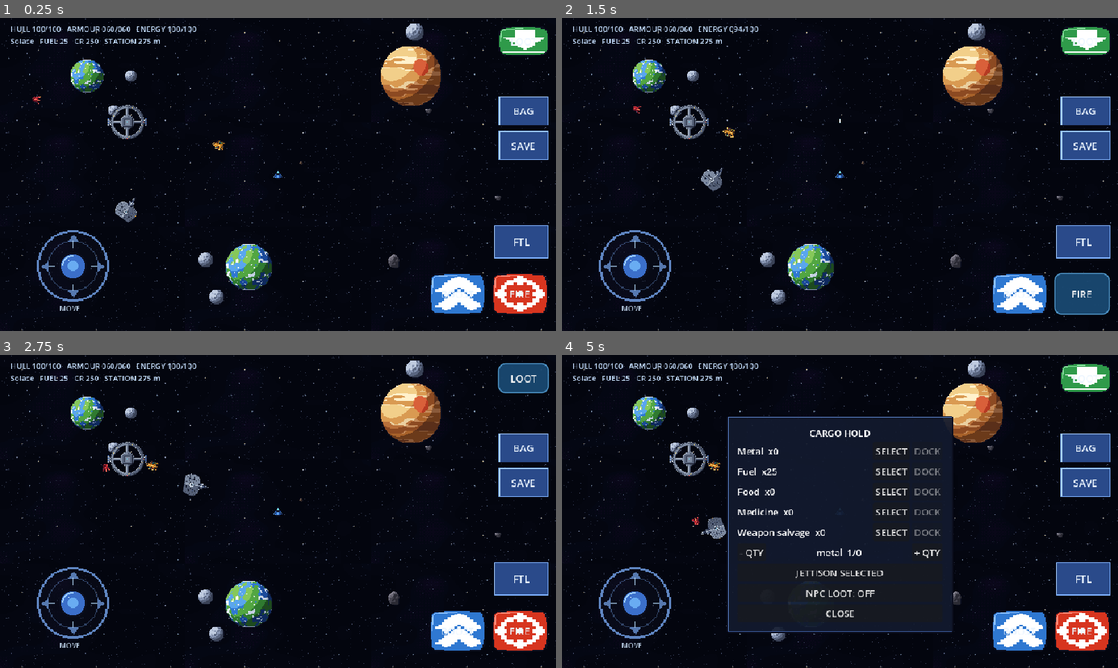
Above: before the commit, frames 1-4 (two rows, left to right).
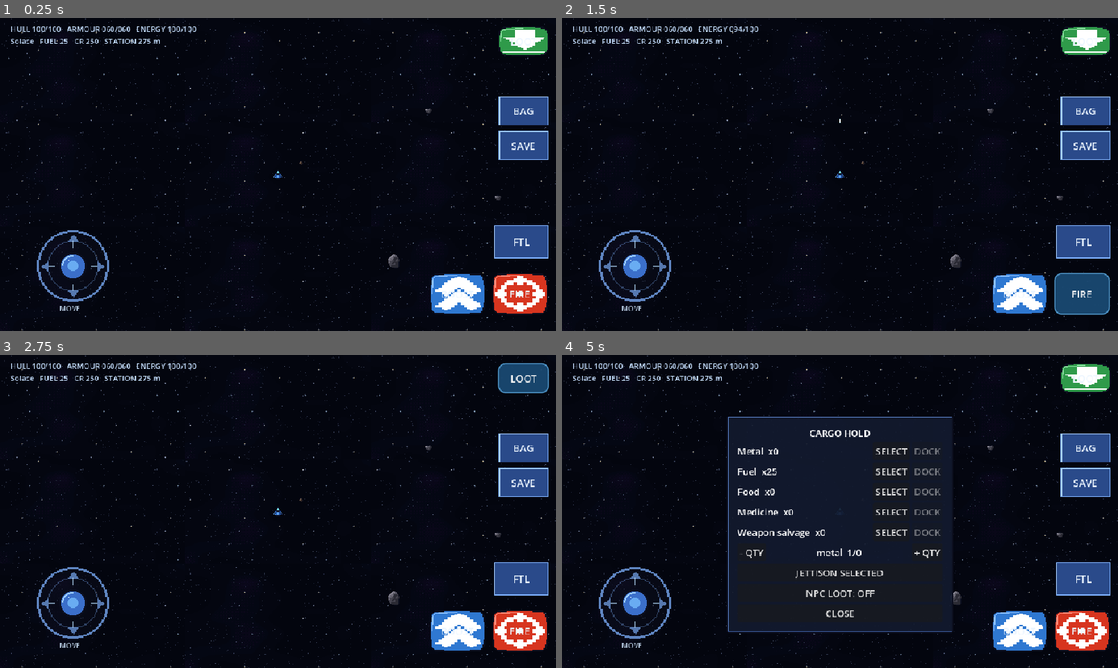
Above: after the commit, the same moments.

Repository: DARTVADER1-DROID/Star-Forge
Game: Godot game, scene res://scenes/main.tscn
The game is run twice, just before and just after one commit, with the same random seed, the same clock (stepped at 60 frames per second) and the same inputs.
Inputs:
- Up to frame 1 (0.25 s): no input
- Up to frame 2 (1.5 s): click "BOOST" at 0.5 s; click "FIRE" at 1.25 s
- Up to frame 3 (2.75 s): click "LOOT" at 2 s
- Up to frame 4 (5 s): click "FTL" at 2.75 s; click "BAG" at 3.5 s; click "SELECT" at 4.25 s

The runs differ from the first frame. In frame 1, 4.1% of the frame differs, in the area x 5-80%, y 1-92%; in frame 2, 4.1%; in frame 3, 4.1%; in frame 4, 2.9%.
Error after the commit: Invalid assignment of property or key 'texture_name' with value of type 'String' on a base object of type 'StaticBody2D (PlanetBody)'. (res://scripts/world/sys…

Commit message:
Move planetary layouts into data-driven system catalogs

Diff:
--- a/data/world/systems.json
+++ b/data/world/systems.json
@@ -18,6 +18,115 @@
       "galaxy_position": [
         0.18,
         0.5
+      ],
+      "bodies": [
+        {
+          "id": "solace_planet_01",
+          "name": "Solace 1",
+          "position": [
+            150,
+            100
+          ],
+          "radius": 30,
+          "interaction_radius": 106,
+          "texture": "planet_terran_64.png",
+          "moons": [
+            {
+              "id": "solace_moon_01",
+              "name": "Solace Moon 1",
+              "offset": [
+                76,
+                0
+              ],
+              "radius": 11,
+              "texture": "planet_moon_32.png"
+            },
+            {
+              "id": "solace_moon_04",
+              "name": "Solace Moon 4",
+              "offset": [
+                46.42,
+                60.18
+              ],
+              "radius": 11,
+              "texture": "planet_moon_32.png"
+            }
+          ]
+        },
+        {
+          "id": "solace_planet_02",
+          "name": "Solace 2",
+          "position": [
+            430,
+            430
+          ],
+          "radius": 42,
+          "interaction_radius": 118,
+          "texture": "planet_gas_96.png",
+          "moons": [
+            {
+              "id": "solace_moon_02",
+              "name": "Solace Moon 2",
+              "offset": [
+                -55.99,
+                51.39
+              ],
+              "radius": 14,
+              "texture": "planet_moon_32.png"
+            },
+            {
+              "id": "solace_moon_05",
+              "name": "Solace Moon 5",
+              "offset": [
+                -74.89,
+                -12.95
+              ],
+              "radius": 14,
+              "texture": "planet_moon_32.png"
+            }
+          ]
+        },
+        {
+          "id": "solace_planet_03",
+          "name": "Solace 3",
+          "position": [
+            710,
+            100
+          ],
+          "radius": 54,
+          "interaction_radius": 130,
+          "texture": "planet_terran_64.png",
+          "moons": [
+            {
+              "id": "solace_moon_03",
+              "name": "Solace Moon 3",
+              "offset": [
+                6.5,
+                -75.72
+              ],
+              "radius": 17,
+              "texture": "planet_moon_32.png"
+            }
+          ]
+        }
+      ],
+      "asteroid_positions": [
+        [
+          520,
+          250
+        ],
+        [
+          680,
+          420
+        ],
+        [
+          860,
+          310
+        ],
+        [
+          740,
+          160
+        ]
       ]
     },
     {
@@ -38,7 +147,66 @@
       "galaxy_position": [
         0.5,
         0.22
-      ]
+      ],
+      "bodies": [
+        {
+          "id": "vesper_planet_01",
+          "name": "Vesper 1",
+          "position": [
+            150,
+            100
+          ],
+          "radius": 30,
+          "interaction_radius": 106,
+          "texture": "planet_terran_64.png",
+          "moons": [
+            {
+              "id": "vesper_moon_01",
+              "name": "Vesper Moon 1",
+              "offset": [
+                76,
+                0
+              ],
+              "radius": 11,
+              "texture": "planet_moon_32.png"
+            },
+            {
+              "id": "vesper_moon_03",
+              "name": "Vesper Moon 3",
+              "offset": [
+                6.5,
+                -75.72
+              ],
+              "radius": 17,
+              "texture": "planet_moon_32.png"
+            }
+          ]
+        },
+        {
+          "id": "vesper_planet_02",
+          "name": "Vesper 2",
+          "position": [
+            430,
+            430
+          ],
+          "radius": 42,
+          "interaction_radius": 118,
+          "texture": "planet_gas_96.png",
+          "moons": [
+            {
+              "id": "vesper_moon_02",
+              "name": "Vesper Moon 2",
+              "offset": [
+                -55.99,
+                51.39
+              ],
+              "radius": 14,
+              "texture": "planet_moon_32.png"
+            }
+          ]
+        }
+      ],
+      "asteroid_positions": []
     },
     {
       "id": "kestrel",
@@ -58,6 +226,148 @@
       "galaxy_position": [
         0.5,
         0.78
+      ],
+      "bodies": [
+        {
+          "id": "kestrel_planet_01",
+          "name": "Kestrel 1",
+          "position": [
+            150,
+            100
+          ],
+          "radius": 30,
+          "interaction_radius": 106,
+          "texture": "planet_terran_64.png",
+          "moons": [
+            {
+              "id": "kestrel_moon_01",
+              "name": "Kestrel Moon 1",
+              "offset": [
+                76,
+                0
+              ],
+              "radius": 11,
+              "texture": "planet_moon_32.png"
+            },
+            {
+              "id": "kestrel_moon_05",
+              "name": "Kestrel Moon 5",
+              "offset": [
+                -74.89,
+                -12.95
+              ],
+              "radius": 14,
+              "texture": "planet_moon_32.png"
+            }
+          ]
+        },
+        {
+          "id": "kestrel_planet_02",
+          "name": "Kestrel 2",
+          "position": [
+            430,
+            430
+          ],
+          "radius": 42,
+          "interaction_radius": 118,
+          "texture": "planet_gas_96.png",
+          "moons": [
+            {
+              "id": "kestrel_moon_02",
+              "name": "Kestrel Moon 2",
+              "offset": [
+                -55.99,
+                51.39
+              ],
+              "radius": 14,
+              "texture": "planet_moon_32.png"
+            },
+            {
+              "id": "kestrel_moon_06",
+              "name": "Kestrel Moon 6",
+              "offset": [
+                63.93,
+                -41.1
+              ],
+              "radius": 17,
+              "texture": "planet_moon_32.png"
+            }
+          ]
+        },
+        {
+          "id": "kestrel_planet_03",
+          "name": "Kestrel 3",
+          "position": [
+            710,
+            100
+          ],
+          "radius": 54,
+          "interaction_radius": 130,
+          "texture": "planet_terran_64.png",
+          "moons": [
+            {
+              "id": "kestrel_moon_03",
+              "name": "Kestrel Moon 3",
+              "offset": [
+                6.5,
+                -75.72
+              ],
+              "radius": 17,
+              "texture": "planet_moon_32.png"
+            },
+            {
+              "id": "kestrel_moon_07",
+              "name": "Kestrel Moon 7",
+              "offset": [
+                -19.31,
+                73.51
+              ],
+              "radius": 11,
+              "texture": "planet_moon_32.png"
+            }
+          ]
+        },
+        {
+          "id": "kestrel_planet_04",
+          "name": "Kestrel 4",
+          "position": [
+            990,
+            430
+          ],
+          "radius": 30,
+          "interaction_radius": 106,
+          "texture": "planet_gas_96.png",
+          "moons": [
+            {
+              "id": "kestrel_moon_04",
+              "name": "Kestrel Moon 4",
+              "offset": [
+                46.42,
+                60.18
+              ],
+              "radius": 11,
+              "texture": "planet_moon_32.png"
+            }
+          ]
+        }
+      ],
+      "asteroid_positions": [
+        [
+          520,
+          250
+        ],
+        [
+          680,
+          420
+        ],
+        [
+          860,
+          310
+        ],
+        [
+          740,
+          160
+        ]
       ]
     },
     {
@@ -77,7 +387,56 @@
       "galaxy_position": [
         0.82,
         0.5
-      ]
+      ],
+      "bodies": [
+        {
+          "id": "ironwake_planet_01",
+          "name": "Ironwake 1",
+          "position": [
+            150,
+            100
+          ],
+          "radius": 30,
+          "interaction_radius": 106,
+          "texture": "planet_terran_64.png",
+          "moons": [
+            {
+              "id": "ironwake_moon_01",
+              "name": "Ironwake Moon 1",
+              "offset": [
+                76,
+                0
+              ],
+              "radius": 11,
+              "texture": "planet_moon_32.png"
+            }
+          ]
+        },
+        {
+          "id": "ironwake_planet_02",
+          "name": "Ironwake 2",
+          "position": [
+            430,
+            430
+          ],
+          "radius": 42,
+          "interaction_radius": 118,
+          "texture": "planet_gas_96.png",
+          "moons": [
+            {
+              "id": "ironwake_moon_02",
+              "name": "Ironwake Moon 2",
+              "offset": [
+                -55.99,
+                51.39
+              ],
+              "radius": 14,
+              "texture": "planet_moon_32.png"
+            }
+          ]
+        }
+      ],
+      "asteroid_positions": []
     }
   ]
 }
--- a/scripts/world/system_content_builder.gd
+++ b/scripts/world/system_content_builder.gd
@@ -6,40 +6,42 @@
 const STATION_SCENE: PackedScene = preload("res://scenes/station.tscn")
 
 static func build_system(container: Node2D, system_id: String, definition: Dictionary) -> Dictionary:
-    var station_data: Array = definition.get("station_position",[480,270])
-    var station_position := Vector2(float(station_data[0]),float(station_data[1]))
-    if bool(definition.get("has_asteroids",false)):
-        for point: Vector2 in [Vector2(520,250),Vector2(680,420),Vector2(860,310),Vector2(740,160)]:
-            var asteroid := ASTEROID_SCENE.instantiate()
-            asteroid.position = point
-            container.add_child(asteroid)
-    var planet_count := int(definition.get("planet_count",2))
-    var moon_count := int(definition.get("moon_count",0))
-    var planet_positions: Array[Vector2] = []
-    for index in range(planet_count):
-        var point := Vector2(150.0+float(index)*280.0,100.0+float(index%2)*330.0)
-        planet_positions.append(point)
+    var station_position := SystemLayout.station_position(definition)
+    for raw_point: Variant in SystemLayout.asteroid_positions(definition):
+        if not raw_point is Array or raw_point.size() < 2:
+            continue
+        var asteroid := ASTEROID_SCENE.instantiate()
+        asteroid.position = Vector2(float(raw_point[0]),float(raw_point[1]))
+        container.add_child(asteroid)
+
+    for planet_data: Dictionary in SystemLayout.planet_definitions(definition):
         var planet := PLANET_SCENE.instantiate() as PlanetBody
-        planet.position = point
-        planet.body_id = "%s_planet_%02d" % [system_id,index+1]
-        planet.body_name = "%s %d" % [str(definition.get("name",system_id)),index+1]
-        planet.body_radius = 30.0+float(index%3)*12.0
-        planet.interaction_radius = planet.body_radius+76.0
+        planet.body_id = str(planet_data.get("id","%s_planet" % system_id))
+        planet.body_name = str(planet_data.get("name",planet.body_id))
+        planet.position = _read_position(planet_data.get("position",[480,270]))
+        planet.body_radius = float(planet_data.get("radius",32.0))
+        planet.interaction_radius = float(planet_data.get("interaction_radius",planet.body_radius+76.0))
+        planet.texture_name = str(planet_data.get("texture","planet_terran_64.png"))
         container.add_child(planet)
-    for moon_index in range(moon_count):
-        if planet_positions.is_empty():
-            break
-        var parent_position: Vector2 = planet_positions[moon_index%planet_positions.size()]
-        var orbit_angle := float(moon_index)*2.399
-        var moon := PLANET_SCENE.instantiate() as PlanetBody
-        moon.position = parent_position+Vector2(cos(orbit_angle),sin(orbit_angle))*76.0
-        moon.body_id = "%s_moon_%02d" % [system_id,moon_index+1]
-        moon.body_name = "%s Moon %d" % [str(definition.get("name",system_id)),moon_index+1]
-        moon.body_radius = 11.0+float(moon_index%3)*3.0
-        moon.interaction_radius = moon.body_radius+76.0
-        moon.body_color = Color(0.48,0.52,0.60)
-        container.add_child(moon)
+
+        for moon_data: Variant in planet_data.get("moons",[]):
+            if not moon_data is Dictionary:
+                continue
+            var moon := PLANET_SCENE.instantiate() as PlanetBody
+            moon.body_id = str(moon_data.get("id","%s_moon" % planet.body_id))
+            moon.body_name = str(moon_data.get("name",moon.body_id))
+            moon.position = planet.position+_read_position(moon_data.get("offset",[76,0]))
+            moon.body_radius = float(moon_data.get("radius",12.0))
+            moon.interaction_radius = float(moon_data.get("interaction_radius",moon.body_radius+76.0))
+            moon.texture_name = str(moon_data.get("texture","planet_moon_32.png"))
+            container.add_child(moon)
+
     var station := STATION_SCENE.instantiate() as StationBody
     station.position = station_position
     container.add_child(station)
     return {"station_position":station_position,"station":station}
+
+static func _read_position(raw: Variant) -> Vector2:
+    if raw is Array and raw.size() >= 2:
+        return Vector2(float(raw[0]),float(raw[1]))
+    return Vector2.ZERO
--- /dev/null
+++ b/scripts/world/system_layout.gd
@@ -0,0 +1,51 @@
+extends RefCounted
+class_name SystemLayout
+
+static func planet_definitions(definition: Dictionary) -> Array[Dictionary]:
+    var result: Array[Dictionary] = []
+    var configured: Variant = definition.get("bodies",[])
+    if configured is Array and not configured.is_empty():
+        for entry: Variant in configured:
+            if entry is Dictionary:
+                result.append(entry)
+        return result
+
+    var system_id := str(definition.get("id","system"))
+    var system_name := str(definition.get("name",system_id))
+    var count := int(definition.get("planet_count",2))
+    var moon_count := int(definition.get("moon_count",0))
+    for index in range(count):
+        var moons: Array[Dictionary] = []
+        for moon_index in range(moon_count):
+            if moon_index % maxi(1,count) != index:
+                continue
+            var angle := float(moon_index)*2.399
+            moons.append({
+                "id":"%s_moon_%02d" % [system_id,moon_index+1],
+                "name":"%s Moon %d" % [system_name,moon_index+1],
+                "offset":[cos(angle)*76.0,sin(angle)*76.0],
+                "radius":11.0+float(moon_index%3)*3.0,
+                "texture":"planet_moon_32.png"
+            })
+        result.append({
+            "id":"%s_planet_%02d" % [system_id,index+1],
+            "name":"%s %d" % [system_name,index+1],
+            "position":[150.0+float(index)*280.0,100.0+float(index%2)*330.0],
+            "radius":30.0+float(index%3)*12.0,
+            "interaction_radius":106.0+float(index%3)*12.0,
+            "texture":"planet_terran_64.png" if index%2==0 else "planet_gas_96.png",
+            "moons":moons
+        })
+    return result
+
+static func asteroid_positions(definition: Dictionary) -> Array:
+    var configured: Variant = definition.get("asteroid_positions",null)
+    if configured is Array:
+        return configured
+    if not bool(definition.get("has_asteroids",false)):
+        return []
+    return [[520,250],[680,420],[860,310],[740,160]]
+
+static func station_position(definition: Dictionary) -> Vector2:
+    var raw: Array = definition.get("station_position",[480,270])
+    return Vector2(float(raw[0]),float(raw[1]))
